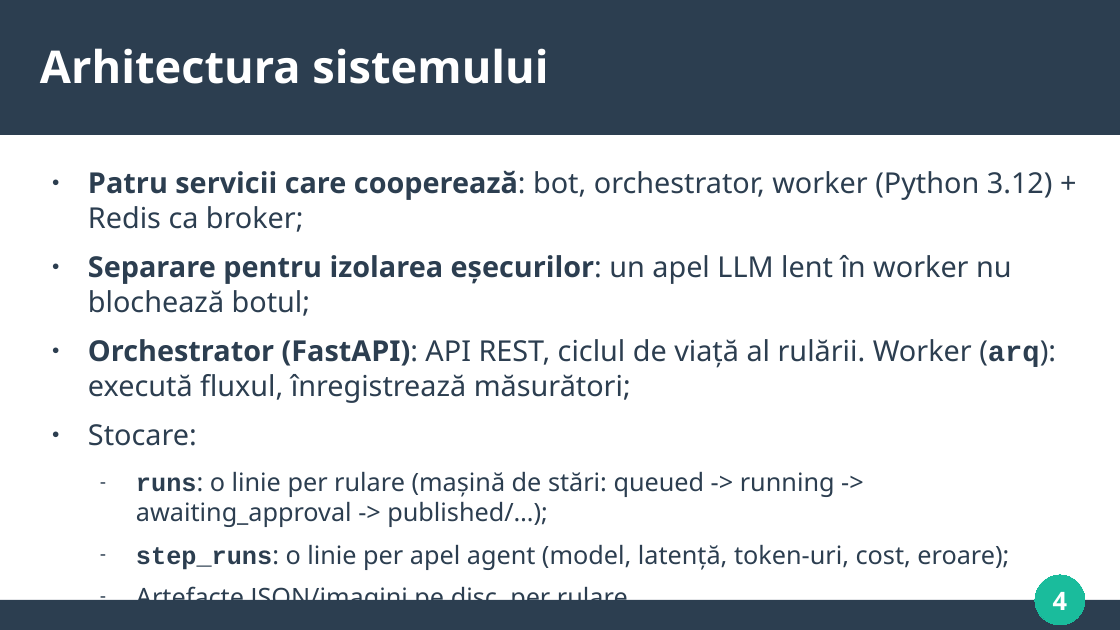
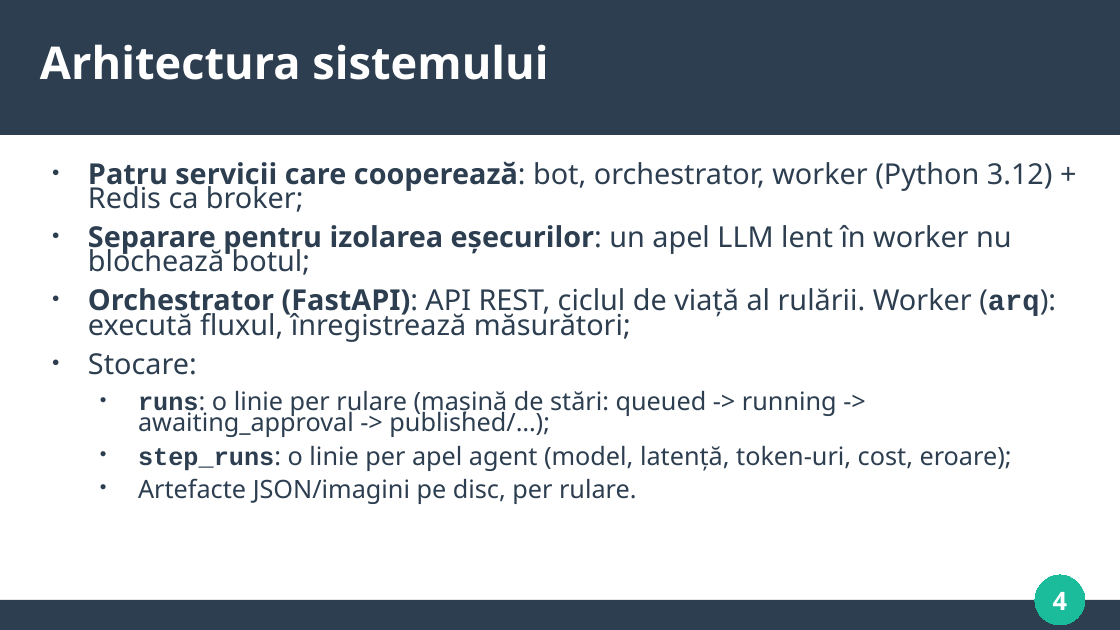
Before and after one commit to KpuBemKa/docs-usm, a slide deck: slide 4 of teza/prezentation-teza.pptx. Drawn at 1120x630 pixels with LibreOffice and Linux fonts; fonts in the diff are those of the drawing. Boxes give left, top, right and bottom in pixels: in the first picture for what was removed or moved away, otherwise in the second. Text is boxed around its words. In the diff, an @@ line names an element or a change of style, - is before the commit and + after.

```diff
--- a/teza/prezentation-teza.pptx
+++ b/teza/prezentation-teza.pptx
@@ title "Arhitectura sistemului" at [40,44,548,80]: line spacing 1 to 0.9 @@
@@ text "Patru servicii care cooperează: bot, ..." at [88,161,1056,504]: line spacing 1 to 0.7; more space between paragraphs; bullet - to • @@
```
Also in this commit, not shown: 10 other slides changed, 2 other files.
